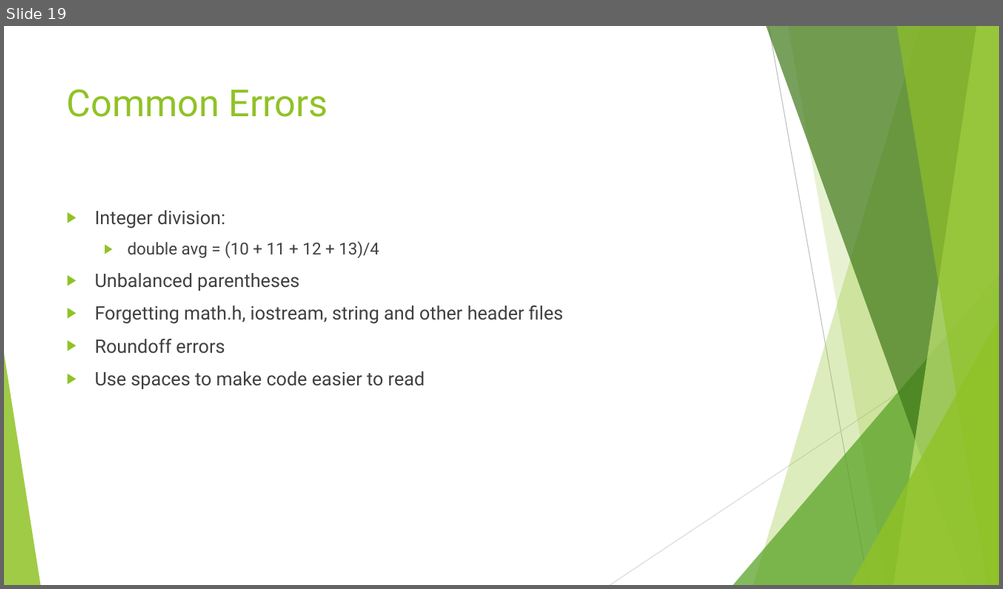
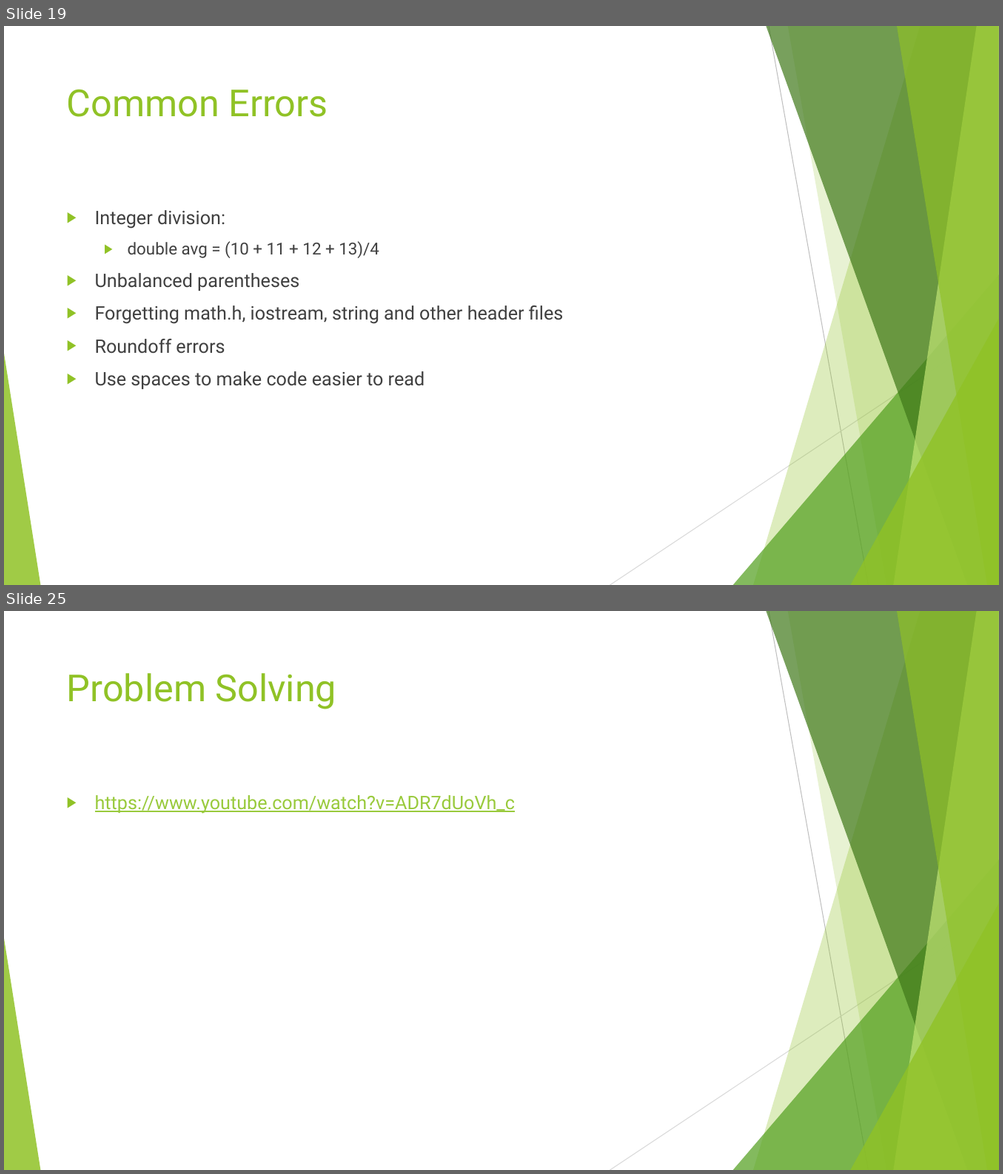
Before and after one commit to AnthemBolts/cpp-class, a slide deck: slides/Intro to C++ 2.pptx. Shown one above the other, each under a label of ours: slide 19 before the commit, slides 19 and 25 after it; the slides between them are not shown. The pictures are 1003x589 and 1003x1174 pixels, drawn with LibreOffice and Linux fonts; fonts in the diff are those of the drawing. Boxes give left, top, right and bottom in pixels: in the first picture for what was removed or moved away, otherwise in the second. Text is boxed around its words. In the diff, an @@ line names an element or a change of style, - is before the commit and + after.

```diff
--- a/slides/Intro to C++ 2.pptx
+++ b/slides/Intro to C++ 2.pptx
@@ slide 25 added at bbox=[4, 611, 999, 1170], background #FFFFFF; not listed: 10 template elements that a slide beside it also shows @@
@@ title added at bbox=[67, 673, 337, 709], 36 pt, text #90C226 @@
+Problem Solving
@@ text added at bbox=[95, 795, 515, 814], 18 pt, text #99CA3C, underline @@
+▶ https://www.youtube.com/watch?v=ADR7dUoVh_c
```
Also in this commit, not shown: 2 slides changed, 7 other slides added.
